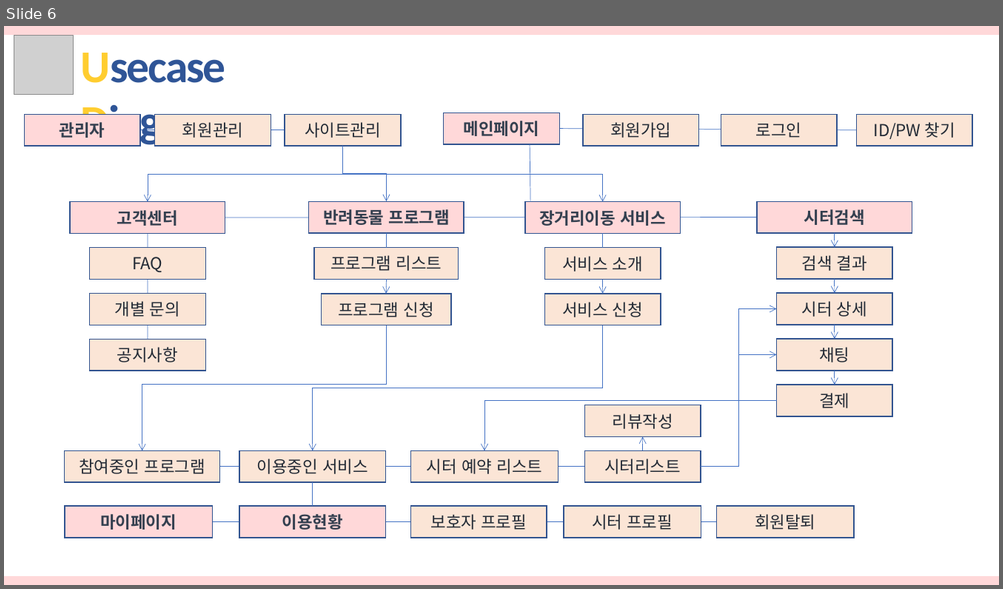
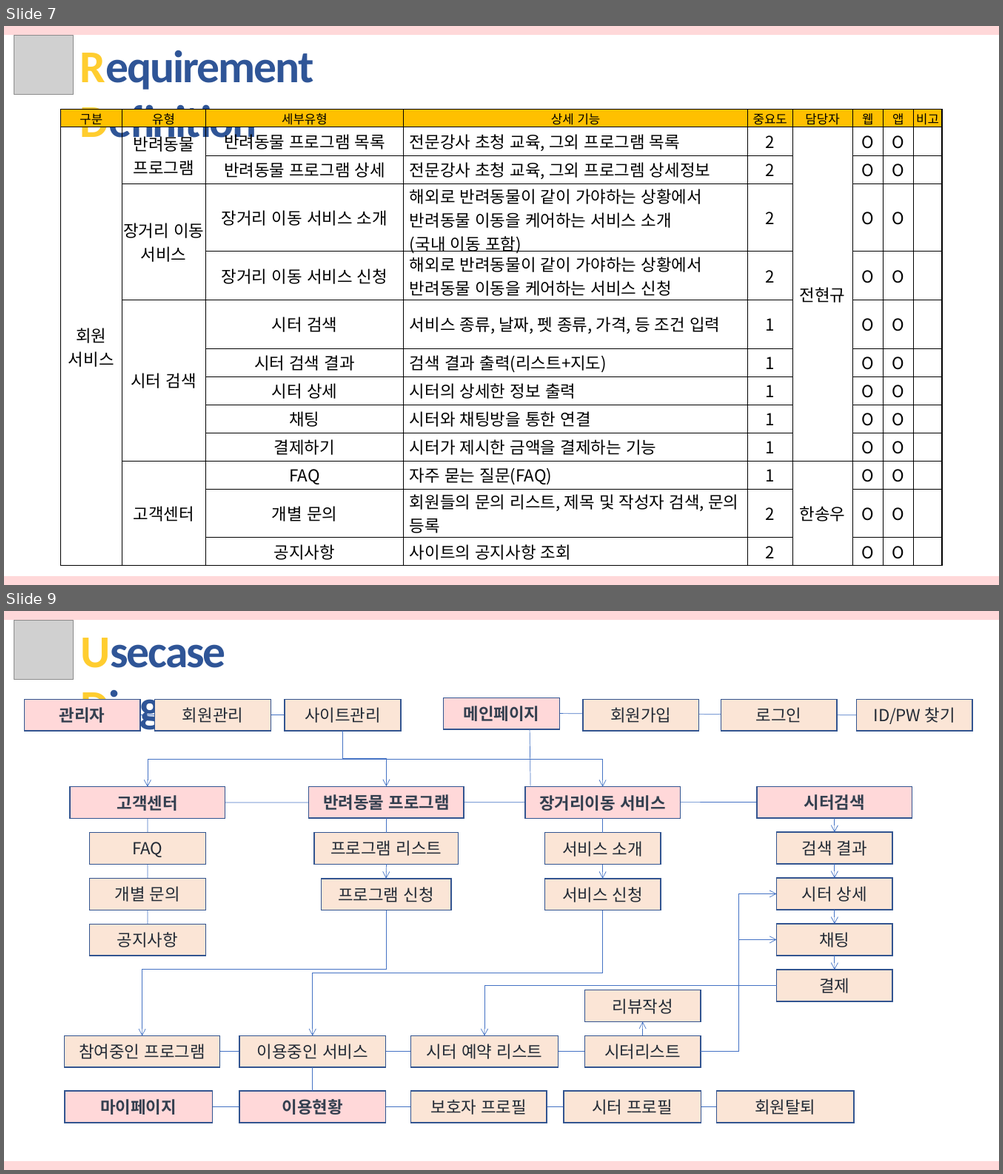
Before and after one commit to hhsw07/ezen-academy-projects, a slide deck: hsw/반려동물관리서비스_송우2.pptx. Shown one above the other, each under a label of ours: slide 6 before the commit, slides 7 and 9 after it; the slides between them are not shown. The pictures are 1003x589 and 1003x1174 pixels, drawn with LibreOffice and Linux fonts; fonts in the diff are those of the drawing; grey boxes stand for pictures. Boxes give left, top, right and bottom in pixels: in the first picture for what was removed or moved away, otherwise in the second. Text is boxed around its words. In the diff, an @@ line names an element or a change of style, - is before the commit and + after.

```diff
--- a/hsw/반려동물관리서비스_송우2.pptx
+++ b/hsw/반려동물관리서비스_송우2.pptx
@@ slide 7 added at bbox=[4, 26, 999, 585], background #FFFFFF @@
@@ rectangle added at bbox=[4, 26, 999, 35], fill #FFD8D9 @@
@@ picture added at bbox=[14, 36, 74, 95] @@
@@ text added at bbox=[80, 50, 313, 148], 44 pt, text #2F5597, bold @@
+Requirement Definition
@@ table added at bbox=[61, 110, 942, 566], 13 rows, 9 columns @@
+구분 | 유형 | 세부유형 | 상세 기능 | 중요도 | 담당자 | 웹 | 앱 | 비고
+회원 서비스 | 반려동물 프로그램 | 반려동물 프로그램 목록 | 전문강사 초청 교육, 그외 프로그램 목록 | 2 | 전현규 | O | O | 
+ |  | 반려동물 프로그램 상세 | 전문강사 초청 교육, 그외 프로그렘 상세정보 | 2 |  | O | O | 
+ | 장거리 이동 서비스 | 장거리 이동 서비스 소개 | 해외로 반려동물이 같이 가야하는 상황에서 반려동물 이동을 케어하는 서비스 소개 / (국내 이동 포함) | 2 |  | O | O | 
+ |  | 장거리 이동 서비스 신청 | 해외로 반려동물이 같이 가야하는 상황에서 반려동물 이동을 케어하는 서비스 신청 | 2 |  | O | O | 
+ | 시터 검색 | 시터 검색 | 서비스 종류, 날짜, 펫 종류, 가격, 등 조건 입력 | 1 |  | O | O | 
+ |  | 시터 검색 결과 | 검색 결과 출력(리스트+지도) | 1 |  | O | O | 
+ |  | 시터 상세 | 시터의 상세한 정보 출력 | 1 |  | O | O | 
+ |  | 채팅 | 시터와 채팅방을 통한 연결 | 1 |  | O | O | 
+ |  | 결제하기 | 시터가 제시한 금액을 결제하는 기능 | 1 |  | O | O | 
+ | 고객센터 | FAQ | 자주 묻는 질문(FAQ) | 1 | 한송우 | O | O | 
+ |  | 개별 문의 | 회원들의 문의 리스트, 제목 및 작성자 검색, 문의 등록 | 2 |  | O | O | 
+ |  | 공지사항 | 사이트의 공지사항 조회 | 2 |  | O | O | 
@@ rectangle added at bbox=[4, 577, 999, 585], fill #FFD8D9 @@
@@ what was slide 6 is now slide 9 @@
```
Also in this commit, not shown: 3 other slides added.
